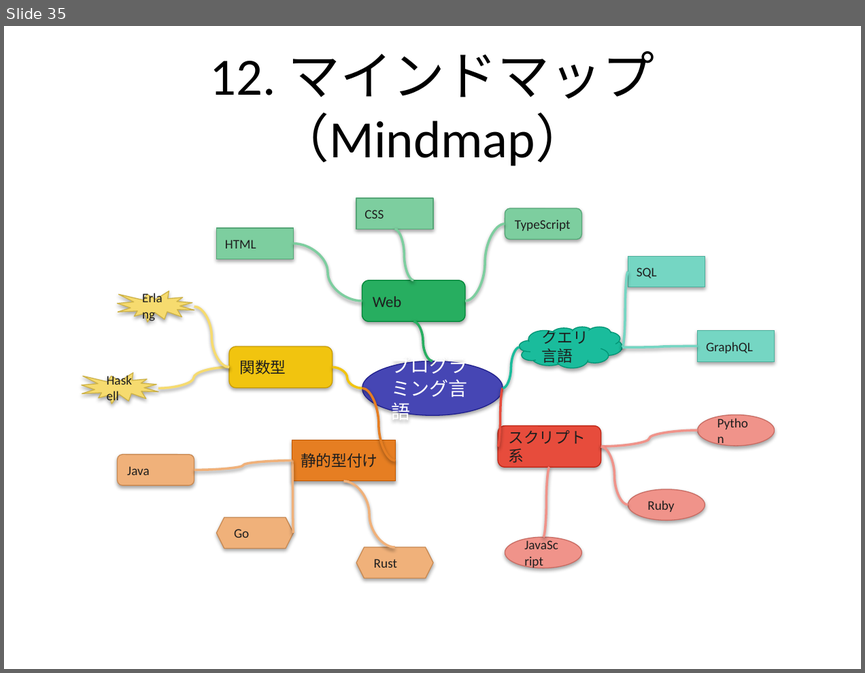
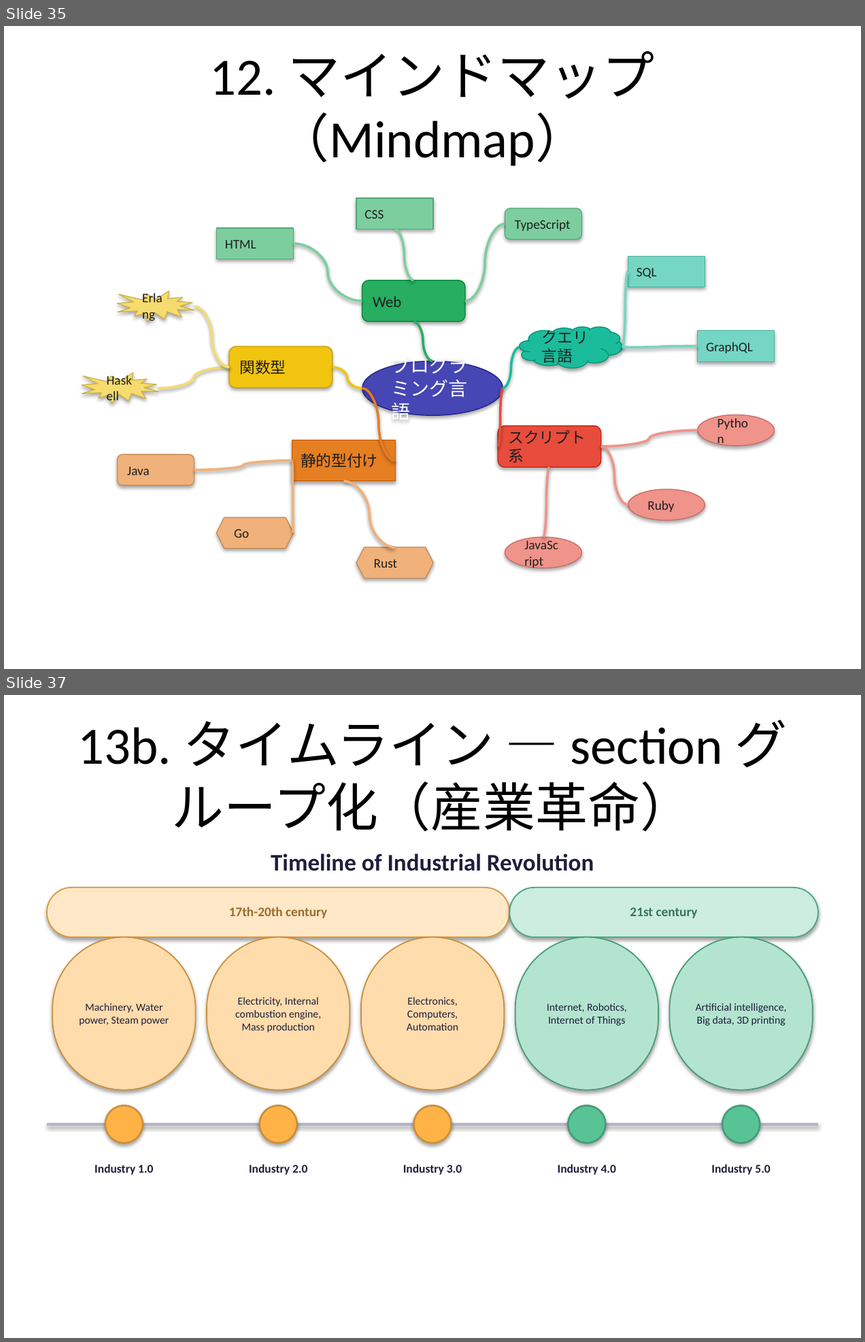
Before and after one commit to notfolder/qmd_to_pptx, a slide deck: demo_full.pptx. Shown one above the other, each under a label of ours: slide 35 before the commit, slides 35 and 37 after it; the slides between them are not shown. The pictures are 865x673 and 865x1342 pixels, drawn with LibreOffice and Linux fonts; fonts in the diff are those of the drawing. Boxes give left, top, right and bottom in pixels: in the first picture for what was removed or moved away, otherwise in the second. Text is boxed around its words. In the diff, an @@ line names an element or a change of style, - is before the commit and + after.

```diff
--- a/demo_full.pptx
+++ b/demo_full.pptx
@@ slide 37 added at <box>4,695,861,1338</box>, background #FFFFFF @@
@@ title added at <box>77,719,787,831</box>, 44 pt, text #000000 @@
+13b. タイムライン — section グループ化（産業革命）
@@ text added at <box>271,853,594,871</box>, 20 pt, text #1E1E3C, bold @@
+Timeline of Industrial Revolution
@@ rounded rectangle added at <box>47,887,509,936</box>, fill #FFE8C7, outline #D8983C 1 pt, 11 pt, text #996B2A, bold @@
+17th-20th century
@@ rounded rectangle added at <box>509,887,818,936</box>, fill #CCEDDF, outline #4AA67F 1 pt, 11 pt, text #34755A, bold @@
+21st century
@@ rounded rectangle added at <box>53,936,196,1089</box>, fill #FFDCAC, outline #CC8F38 1 pt, 9 pt, text #1E1E3C @@
+Machinery, Water power, Steam power
@@ rounded rectangle added at <box>207,936,350,1089</box>, fill #FFDCAC, outline #CC8F38 1 pt, 9 pt, text #1E1E3C @@
+Electricity, Internal combustion engine, Mass production
@@ rounded rectangle added at <box>361,936,504,1089</box>, fill #FFDCAC, outline #CC8F38 1 pt, 9 pt, text #1E1E3C @@
+Electronics, Computers, Automation
@@ rounded rectangle added at <box>515,936,659,1089</box>, fill #B3E4CF, outline #469C78 1 pt, 9 pt, text #1E1E3C @@
+Internet, Robotics, Internet of Things
@@ rounded rectangle added at <box>670,936,813,1089</box>, fill #B3E4CF, outline #469C78 1 pt, 9 pt, text #1E1E3C @@
+Artificial intelligence, Big data, 3D printing
@@ rectangle added at <box>47,1123,818,1125</box>, fill #B4B4C8 @@
@@ ellipse added at <box>105,1106,143,1143</box>, fill #FFB347, outline #CC8F38 1.5 pt @@
@@ ellipse added at <box>259,1106,297,1143</box>, fill #FFB347, outline #CC8F38 1.5 pt @@
@@ ellipse added at <box>413,1106,451,1143</box>, fill #FFB347, outline #CC8F38 1.5 pt @@
@@ ellipse added at <box>568,1106,606,1143</box>, fill #58C496, outline #469C78 1.5 pt @@
@@ ellipse added at <box>722,1106,759,1143</box>, fill #58C496, outline #469C78 1.5 pt @@
@@ text added at <box>94,1164,153,1174</box>, 10 pt, text #1E1E3C, bold @@
+Industry 1.0
@@ text added at <box>249,1164,307,1174</box>, 10 pt, text #1E1E3C, bold @@
+Industry 2.0
@@ text added at <box>403,1164,462,1174</box>, 10 pt, text #1E1E3C, bold @@
+Industry 3.0
@@ text added at <box>558,1164,616,1174</box>, 10 pt, text #1E1E3C, bold @@
+Industry 4.0
@@ text added at <box>711,1164,770,1174</box>, 10 pt, text #1E1E3C, bold @@
+Industry 5.0
```
Also in this commit, not shown: 2 slides changed, 5 other slides added, 9 slides removed, 7 other files.
